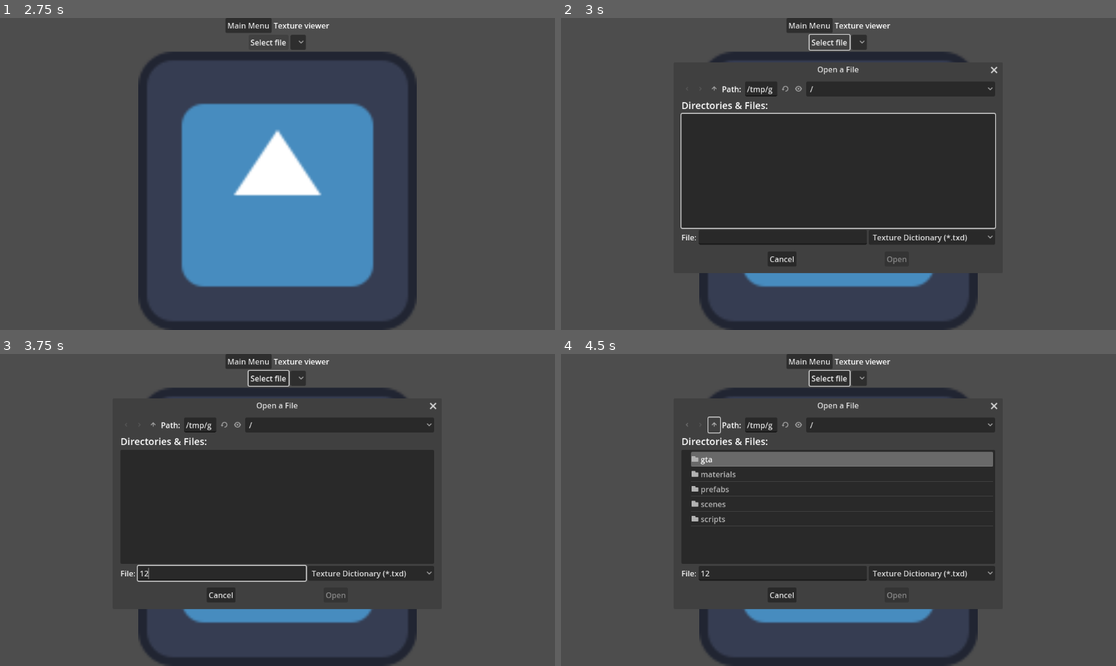
Above: before the commit, frames 1-4 (two rows, left to right).
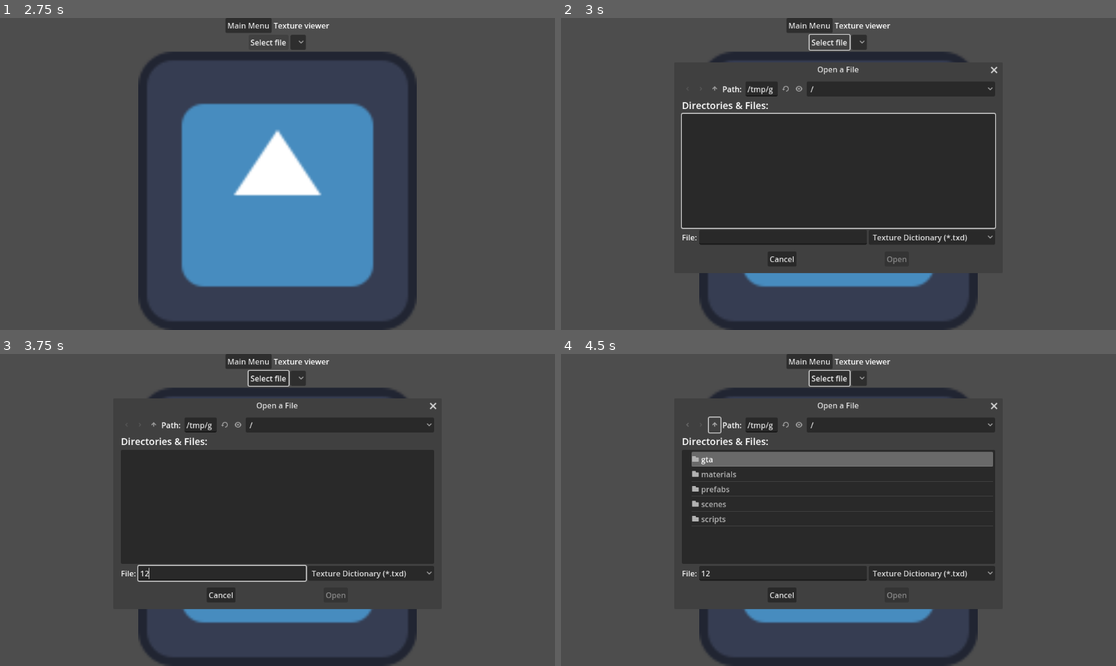
Above: after the commit, the same moments.

Repository: FOSS-Supremacy/OpenLiberty
Game: Godot game, scene res://startup.tscn
Same seed, same stepped clock (60 frames per second), same inputs: the game is played once before the commit and once after it. The engine's default icon, where the game draws it, is replaced by a stand-in: a white triangle on a blue panel in a dark square.
Inputs (mouse positions are in pixels of both pictures, inside the frame that each line leads up to):
- Up to frame 1 (2.75 s): click "Map loader test" at 0.5 s; click "Main Menu" at 1.25 s; click "Texture viewer" at 2 s
- Up to frame 2 (3 s): click "Select file" at 2.75 s
- Up to frame 3 (3.75 s): click (222, 572) at 3.52 s; type "12" at 3.6 s
- Up to frame 4 (4.5 s): click (716, 425) at 4.25 s

Frame 1 is identical in both runs. In frame 2, 0.4% of the frame differs, in the area x 21-46%, y 21-73%; in frame 3, 0.3%; in frame 4, 0.6%, in the area x 21-46%, y 20-73%.
Error in both runs: Assertion failed: 0 (res://scripts/game_manager.gd:28)

Commit message:
Multithread map loading

Diff:
--- a/scenes/maptest/maptest.gd
+++ b/scenes/maptest/maptest.gd
@@ -3,5 +3,15 @@
 
 func _ready() -> void:
 	MapBuilder.load_map_data()
-	MapBuilder.build_map()
+
+	var thread := Thread.new()
+	thread.start(MapBuilder.build_map)
+
+	while thread.is_alive():
+		MapBuilder.mutex.lock()
+		print("%f" % MapBuilder.progress)
+		MapBuilder.mutex.unlock()
+		await get_tree().physics_frame
+	thread.wait_to_finish()
+
 	add_child(MapBuilder.map)
